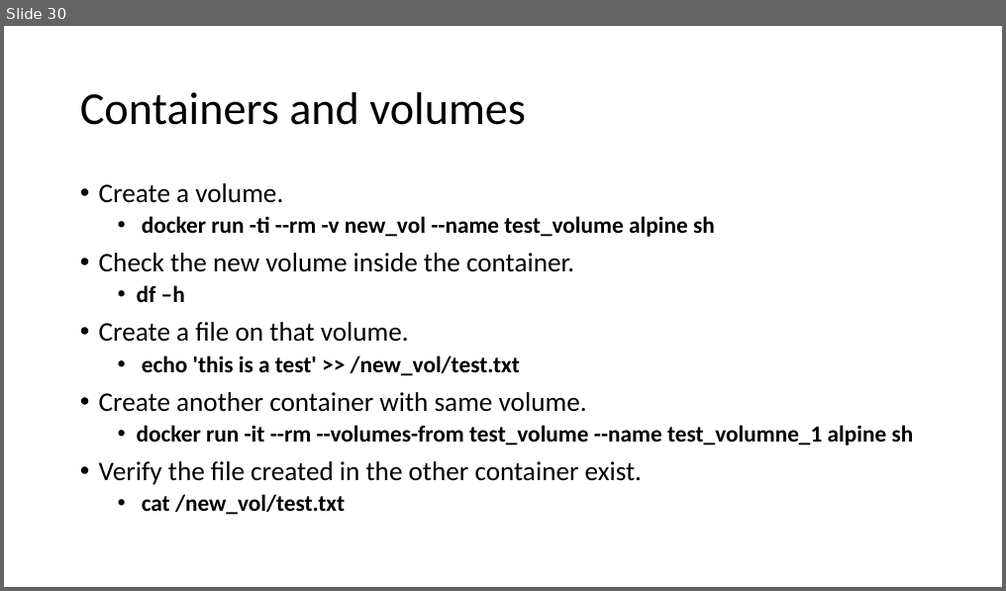
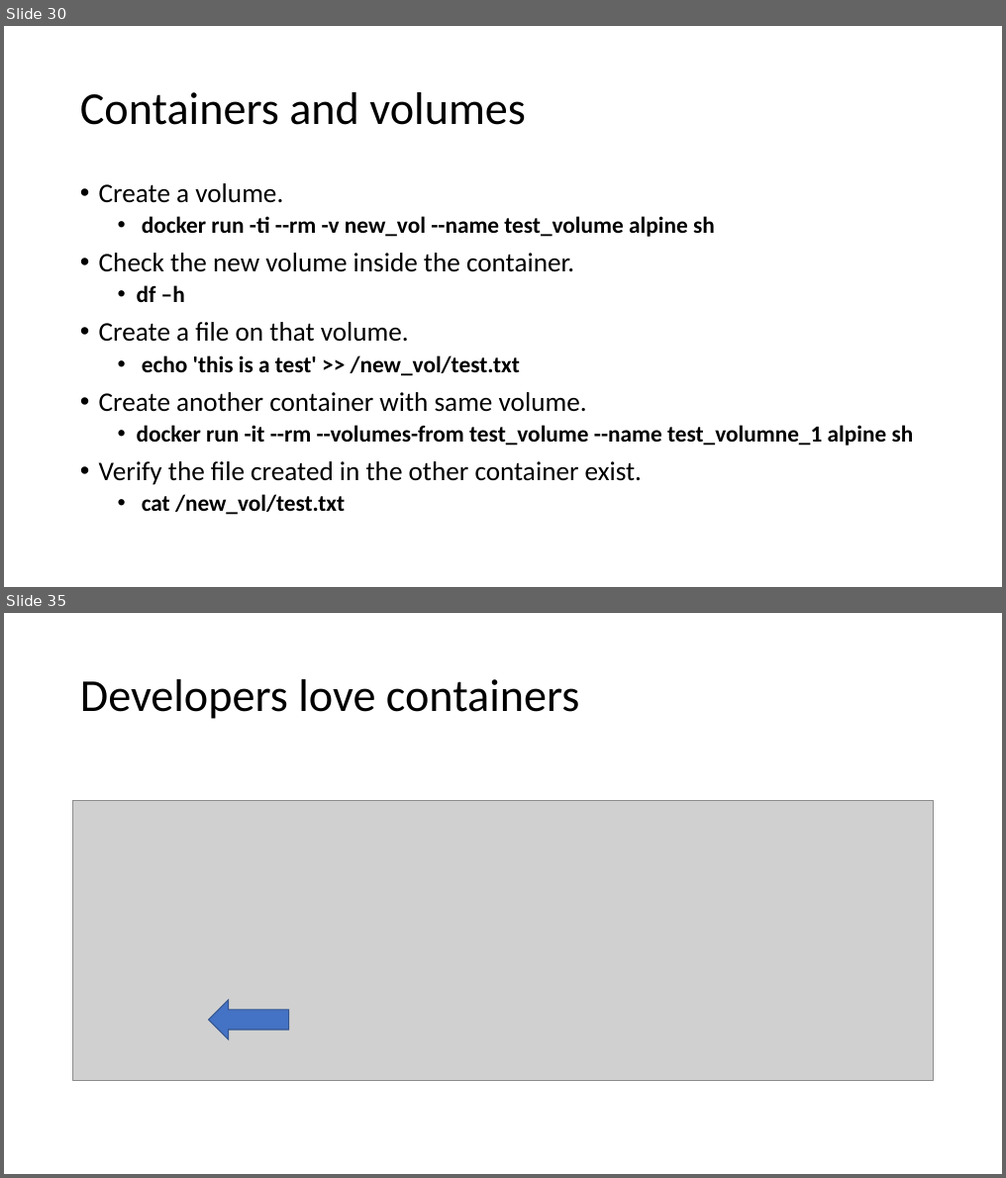
Before and after one commit to rogerscuall/docker-presentation, a slide deck: Docker presentation.pptx. Shown one above the other, each under a label of ours: slide 30 before the commit, slides 30 and 35 after it; the slides between them are not shown. The pictures are 1006x591 and 1006x1178 pixels, drawn with LibreOffice and Linux fonts; fonts in the diff are those of the drawing; grey boxes stand for pictures. Boxes give left, top, right and bottom in pixels: in the first picture for what was removed or moved away, otherwise in the second. Text is boxed around its words. In the diff, an @@ line names an element or a change of style, - is before the commit and + after.

```diff
--- a/Docker presentation.pptx
+++ b/Docker presentation.pptx
@@ slide 35 added at (4,613,1002,1174), background #FFFFFF @@
@@ title added at (80,679,580,719), 44 pt, text #000000 @@
+Developers love containers
@@ picture added at (73,801,934,1081) @@
@@ left arrow added at (208,1000,288,1040), fill #4472C4, outline #325491 1 pt @@
```
Also in this commit, not shown: 7 slides changed, 3 other slides added, 1 other file.
